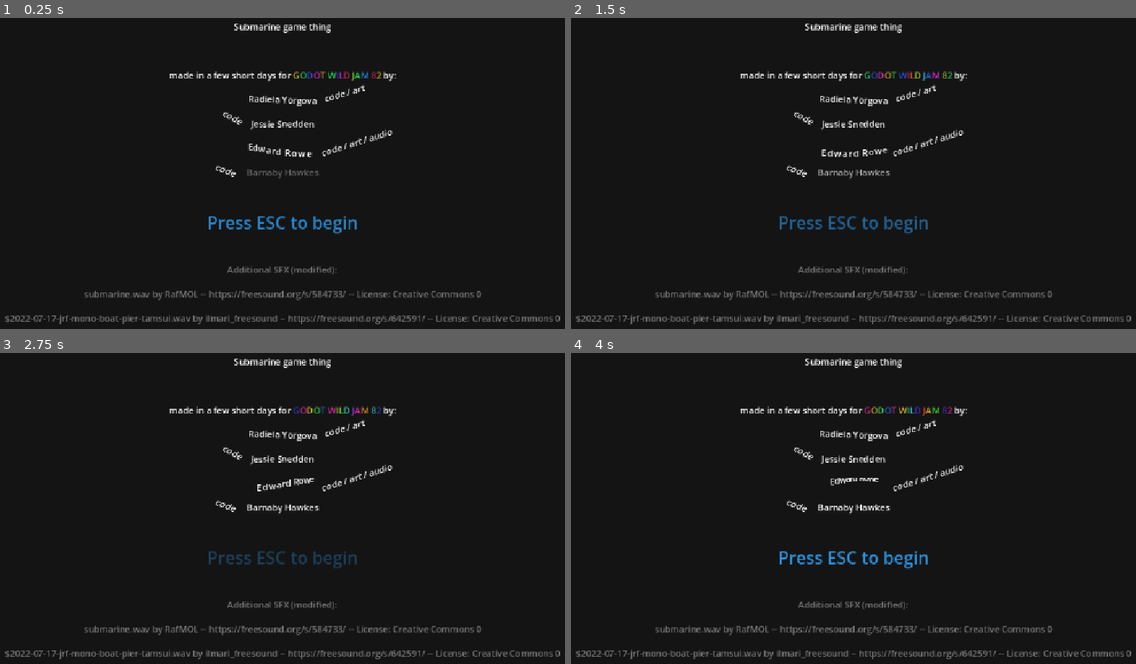
Above: before the commit, frames 1-4 (two rows, left to right).
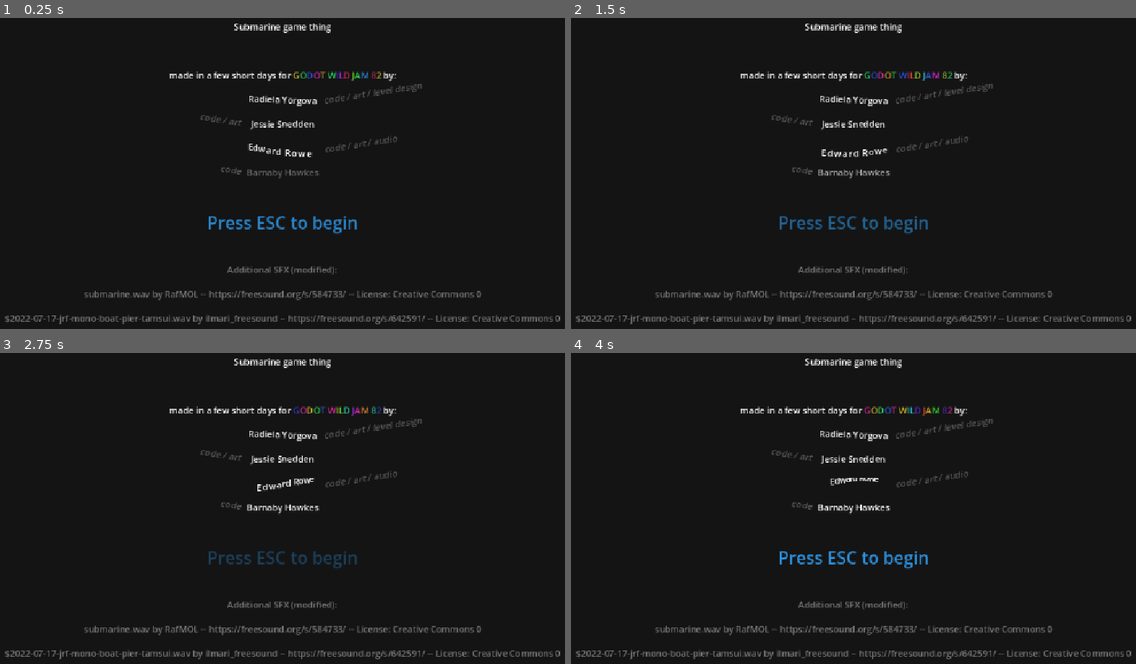
Above: after the commit, the same moments.

Repository: EddieRowe/godot-wild-jam-82
Game: Godot game, scene res://levels/splash.tscn
The game is run twice, just before and just after one commit, with the same random seed, the same clock (stepped at 60 frames per second) and the same inputs.
Inputs:
- Up to frame 1 (0.25 s): no input
- Up to frame 2 (1.5 s): tap Enter (ui_accept) at 0.5, 0.77 s; hold Right (ui_right) 0.53-1.28 s; hold Down (ui_down) from 1.28 s (still down)
- Up to frame 3 (2.75 s): tap Enter (ui_accept) at 1.52 s; release Down (ui_down) at 2.03 s; hold Right (ui_right) from 2.03 s (still down)
- Up to frame 4 (4 s): release Right (ui_right) at 2.78 s; hold Up (ui_up) 2.78-3.53 s; tap Enter (ui_accept) at 3.02, 3.77 s; hold Left (ui_left) from 3.53 s (still down)

The runs differ from the first frame. In frame 1, 0.6% of the frame differs, in the area x 35-75%, y 20-52%; in frame 2, 0.6%; in frame 3, 0.6%; in frame 4, 0.6%.

Commit message:
Update splash.tscn

Diff:
--- a/levels/splash.tscn
+++ b/levels/splash.tscn
@@ -113,20 +113,22 @@
 [node name="roles" type="RichTextLabel" parent="."]
 offset_left = 628.0
 offset_top = 181.0
-offset_right = 745.0
+offset_right = 850.0
 offset_bottom = 221.0
-rotation = -0.279616
+rotation = -0.155946
+theme_override_colors/default_color = Color(0.344076, 0.344076, 0.344076, 1)
+bbcode_enabled = true
+text = "[center][i]code / art / level design"
+
+[node name="roles2" type="RichTextLabel" parent="."]
+offset_left = 408.0
+offset_top = 203.0
+offset_right = 525.0
+offset_bottom = 243.0
+rotation = 0.155334
+theme_override_colors/default_color = Color(0.345098, 0.345098, 0.345098, 1)
 bbcode_enabled = true
 text = "[center][i]code / art"
-
-[node name="roles2" type="RichTextLabel" parent="."]
-offset_left = 439.0
-offset_top = 181.0
-offset_right = 556.0
-offset_bottom = 221.0
-rotation = 0.499606
-bbcode_enabled = true
-text = "[center][i]code"
 
 [node name="esc to skip" type="RichTextLabel" parent="."]
 anchors_preset = 8
@@ -146,20 +148,22 @@
 text = "[center][pulse]Press ESC to begin"
 
 [node name="roles4" type="RichTextLabel" parent="."]
-offset_left = 422.0
-offset_top = 283.0
-offset_right = 539.0
-offset_bottom = 323.0
-rotation = 0.37302
+offset_left = 426.0
+offset_top = 294.0
+offset_right = 543.0
+offset_bottom = 334.0
+rotation = 0.155334
+theme_override_colors/default_color = Color(0.345098, 0.345098, 0.345098, 1)
 bbcode_enabled = true
 text = "[center][i]code"
 
 [node name="roles3" type="RichTextLabel" parent="."]
-offset_left = 639.0
-offset_top = 275.0
-offset_right = 781.0
-offset_bottom = 315.0
-rotation = -0.303942
+offset_left = 646.0
+offset_top = 267.0
+offset_right = 788.0
+offset_bottom = 307.0
+rotation = -0.155334
+theme_override_colors/default_color = Color(0.345098, 0.345098, 0.345098, 1)
 bbcode_enabled = true
 text = "[center][i]code / art / audio"
 
